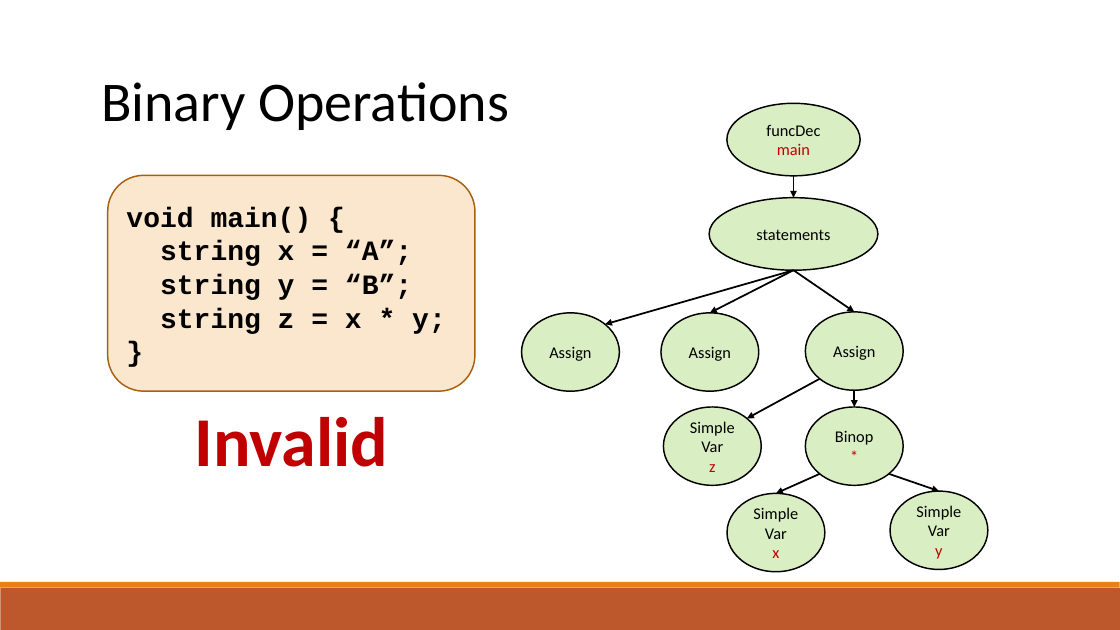
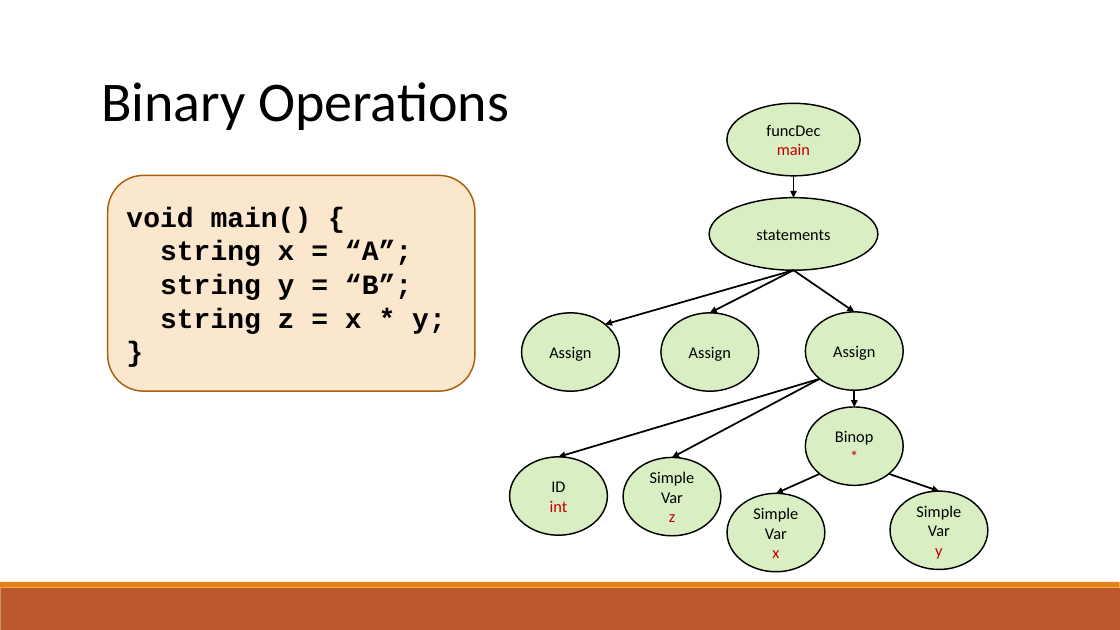
Before and after one commit to raghadzeidan/COMPILATION_TAU_FOR_STUDENTS, a slide deck: slide 20 of new_slides/semantic.pptx (slide 21 before the commit). Drawn at 1120x630 pixels with LibreOffice and Linux fonts; fonts in the diff are those of the drawing. Boxes give left, top, right and bottom in pixels: in the first picture for what was removed or moved away, otherwise in the second. Text is boxed around its words. In the diff, an @@ line names an element or a change of style, - is before the commit and + after.

```diff
--- a/new_slides/semantic.pptx
+++ b/new_slides/semantic.pptx
@@ arrow added from (820, 379) to (559, 457), #000000 1.5 pt @@
@@ arrow moved from (820, 379) - (747, 418) to (820, 379) - (672, 458) @@
@@ text removed at bbox=[194, 417, 388, 467] @@
-Invalid
@@ ellipse added at bbox=[510, 457, 607, 535], fill #92D050 at 34% opacity, outline #000000 1.25 pt, 14 pt, text #C00000 @@
+ID
+int
@@ ellipse "Simple": place and size @@
-ellipse "Simple" at bbox=[664, 408, 761, 486]
+ellipse "Simple" at bbox=[623, 458, 721, 536]
```
Also in this commit, not shown: 7 other slides changed, 1 other file.
